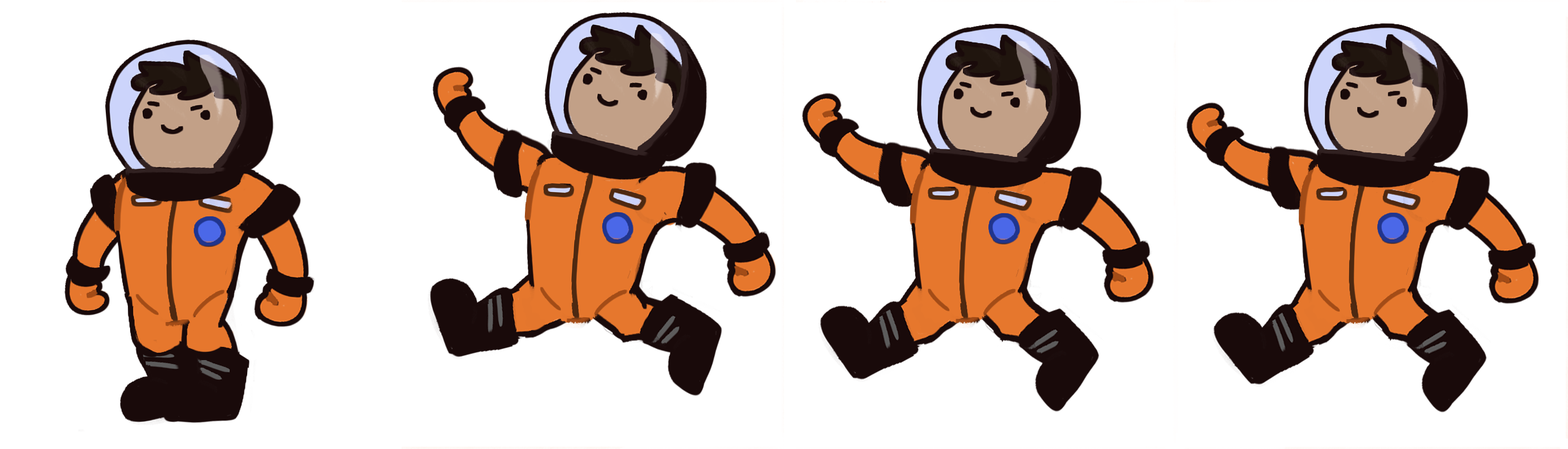
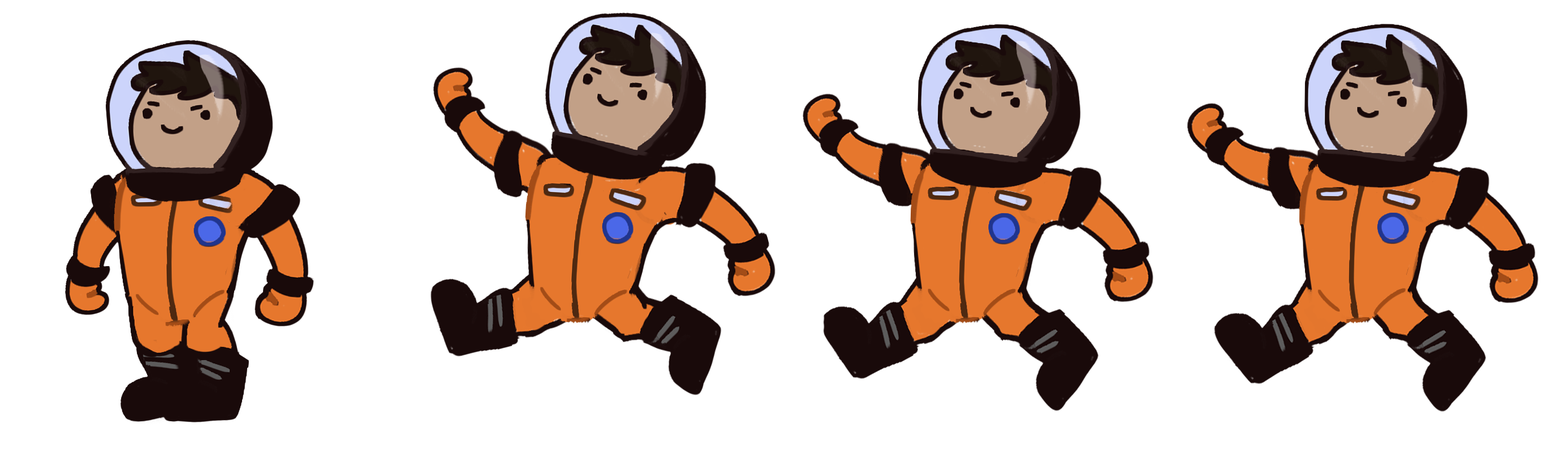
Layer changes from the first w=1568, h=449 image to the second:
removed layer "Layer 4" over (x1=1177, y1=0, x2=1568, y2=449)
removed layer "Layer 3" over (x1=795, y1=0, x2=1176, y2=448)
removed layer "Layer 2" over (x1=401, y1=0, x2=784, y2=449)
removed layer "Layer 1" over (x1=64, y1=39, x2=316, y2=432)
painted on "Layer 5" over (x1=65, y1=12, x2=1540, y2=431)
